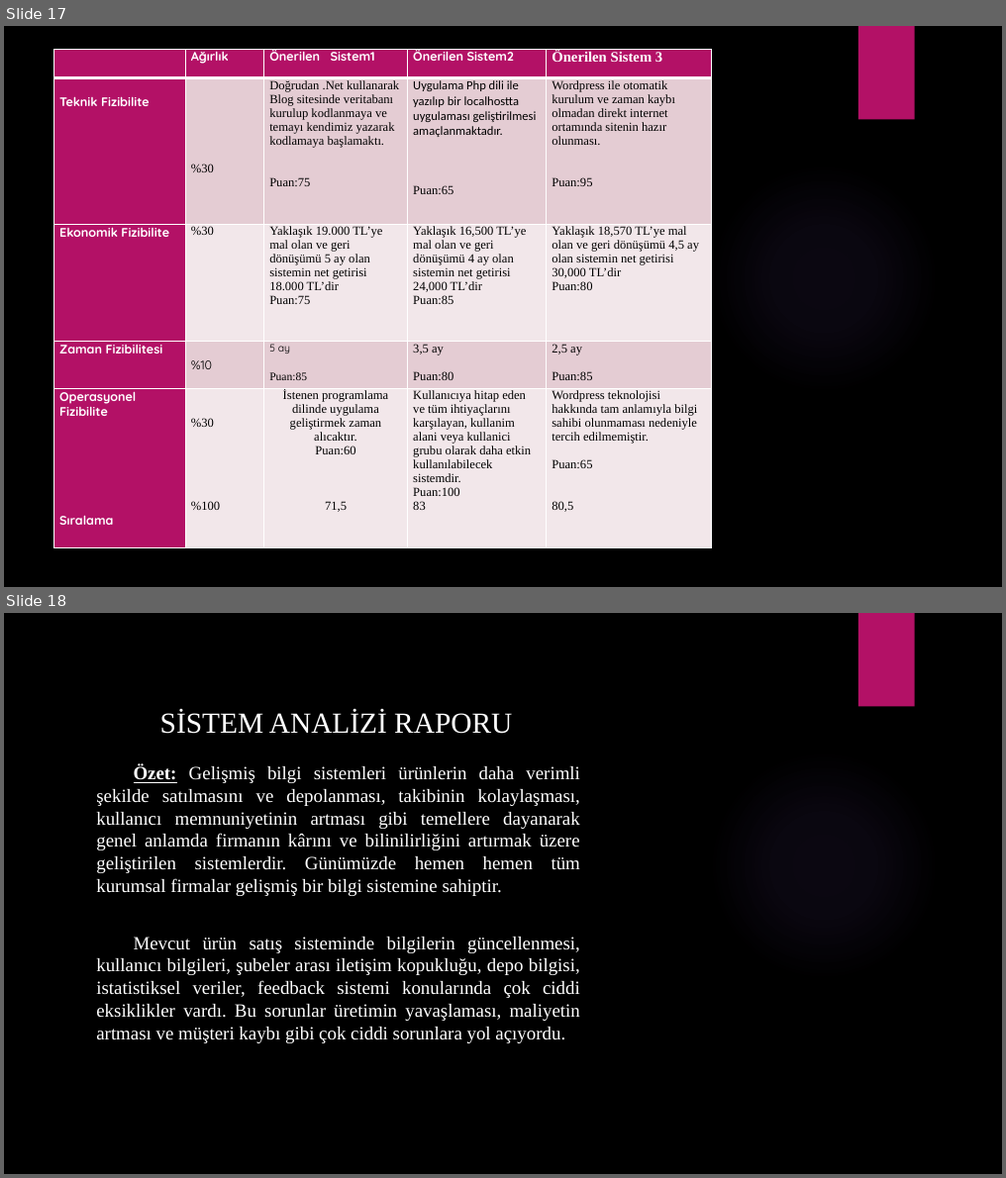
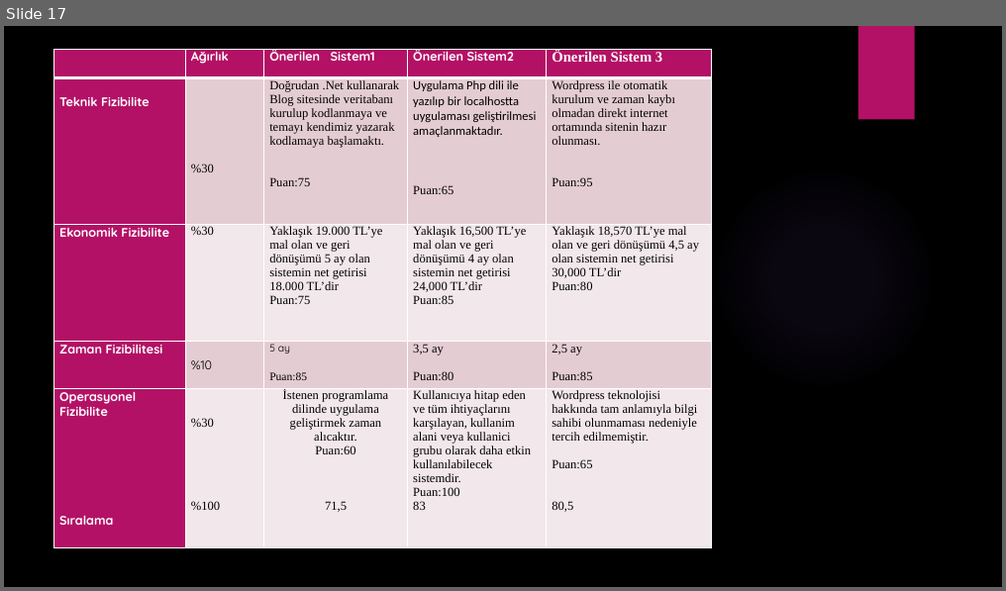
Before and after one commit to ekaraman89/Sistem-Analiz-ve-Tasar-m-, a slide deck: Sistem Analizi ve Tasarımı 1. Sunum.pptx. Shown one above the other, each under a label of ours: slides 17 and 18 before the commit, slide 17 after it. The pictures are 1006x1178 and 1006x591 pixels, drawn with LibreOffice and Linux fonts; fonts in the diff are those of the drawing; background and template pictures are left out. Boxes give left, top, right and bottom in pixels: in the first picture for what was removed or moved away, otherwise in the second. Text is boxed around its words. In the diff, an @@ line names an element or a change of style, - is before the commit and + after.

```diff
--- a/Sistem Analizi ve Tasarımı 1. Sunum.pptx
+++ b/Sistem Analizi ve Tasarımı 1. Sunum.pptx
@@ slide 18 removed at [4,613,1002,1174], background picture (left out); not listed: 2 template elements that a slide beside it also shows @@
@@ text removed at [96,710,580,1044] @@
-SİSTEM ANALİZİ RAPORU
-Özet: Gelişmiş bilgi sistemleri ürünlerin daha verimli şekilde satılmasını ve depolanması, takibinin kolaylaşması, kullanıcı memnuniyetinin artması gibi temellere dayanarak genel anlamda firmanın kârını ve bilinilirliğini artırmak üzere geliştirilen sistemlerdir. Günümüzde hemen hemen tüm kurumsal firmalar gelişmiş bir bilgi sistemine sahiptir.
-Mevcut ürün satış sisteminde bilgilerin güncellenmesi, kullanıcı bilgileri, şubeler arası iletişim kopukluğu, depo bilgisi, istatistiksel veriler, feedback sistemi konularında çok ciddi eksiklikler vardı. Bu sorunlar üretimin yavaşlaması, maliyetin artması ve müşteri kaybı gibi çok ciddi sorunlara yol açıyordu.
```
Also in this commit, not shown: 2 slides added, 1 other slide removed.
